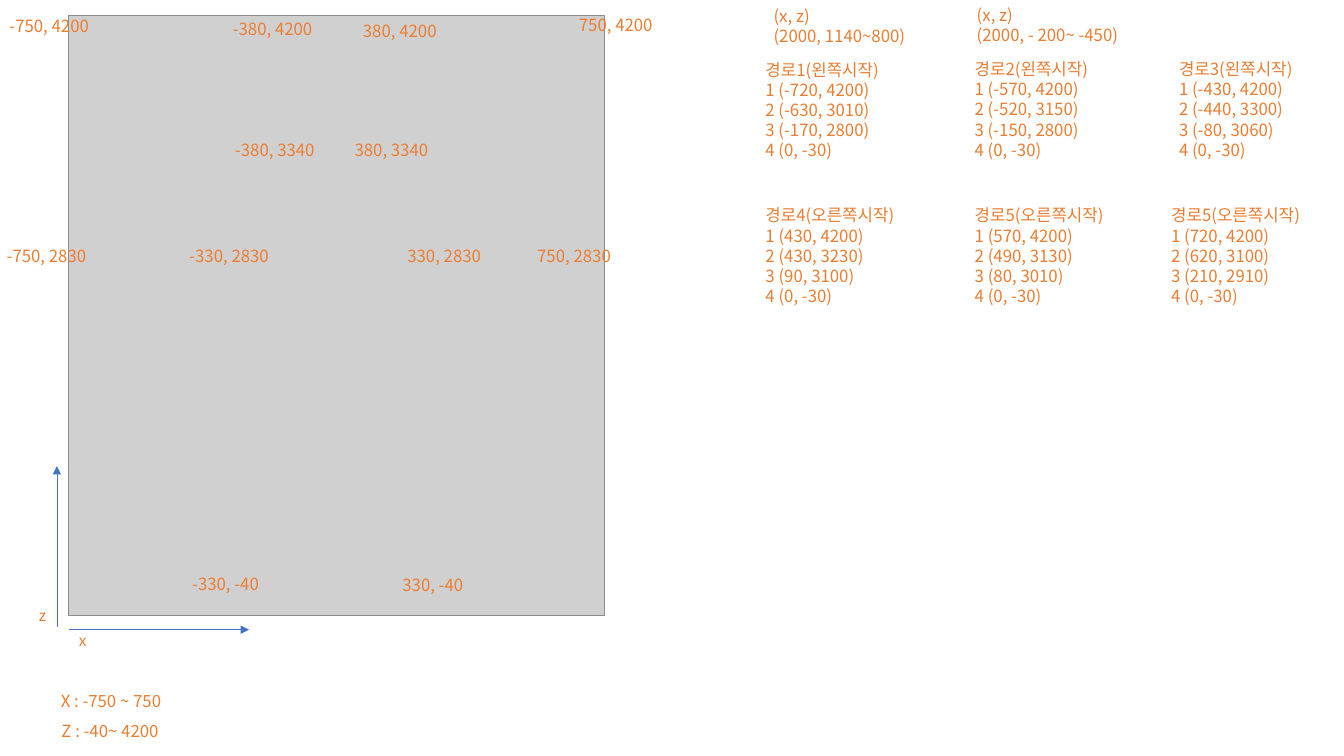
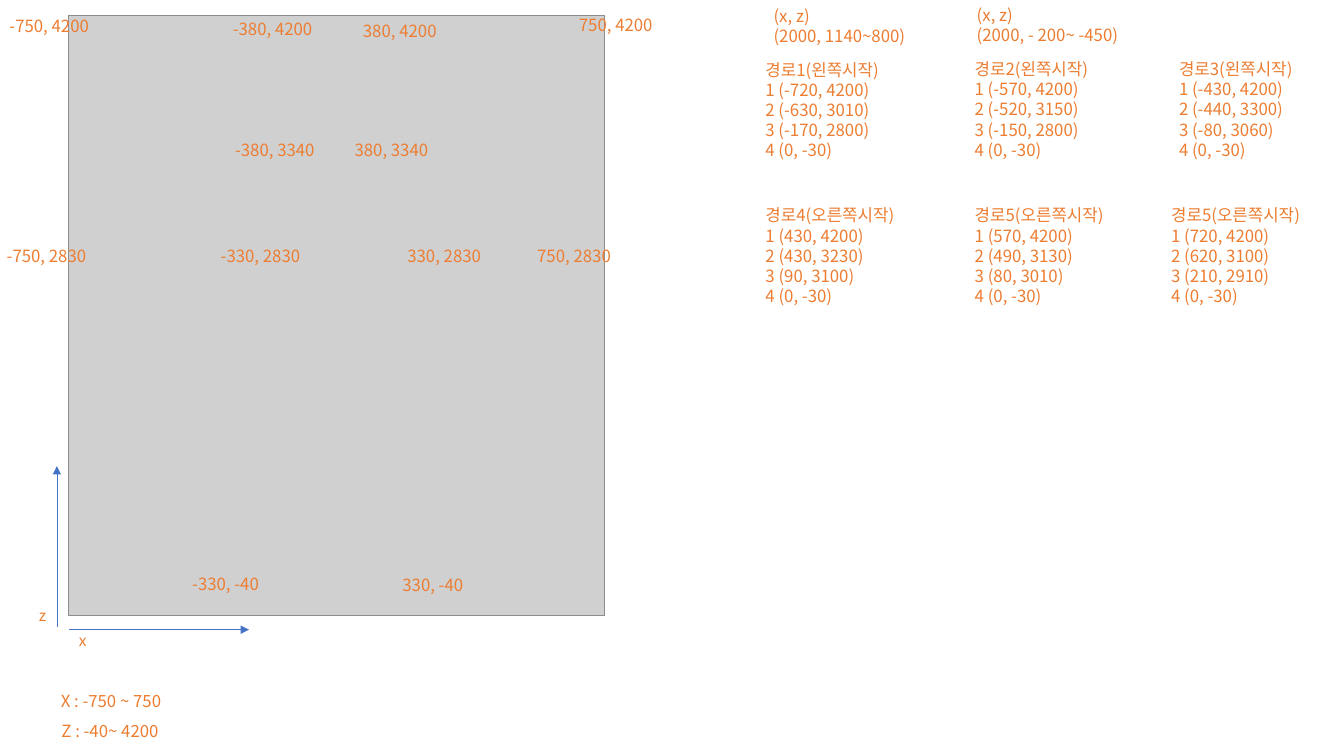
Before and after one commit to jysso3070/JSTMserver, a slide deck: slide 1 of res/스테이지 경로/스테이지1.pptx. Drawn at 1344x756 pixels with LibreOffice and Linux fonts; fonts in the diff are those of the drawing; grey boxes stand for pictures. Boxes give left, top, right and bottom in pixels: in the first picture for what was removed or moved away, otherwise in the second. Text is boxed around its words. In the diff, an @@ line names an element or a change of style, - is before the commit and + after.

```diff
--- a/res/스테이지 경로/스테이지1.pptx
+++ b/res/스테이지 경로/스테이지1.pptx
@@ text "-330, 2830": place and size @@
-text "-330, 2830" at (189, 249, 269, 265)
+text "-330, 2830" at (221, 249, 300, 265)
```
Also in this commit, not shown: 4 other files.
